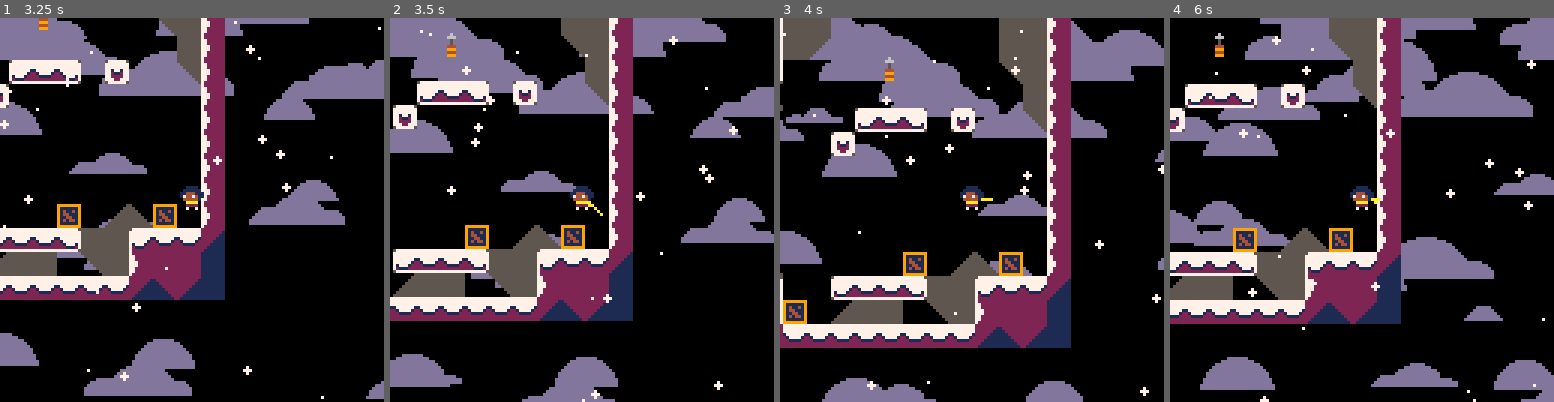
Above: before the commit, frames 1-4 (left to right).
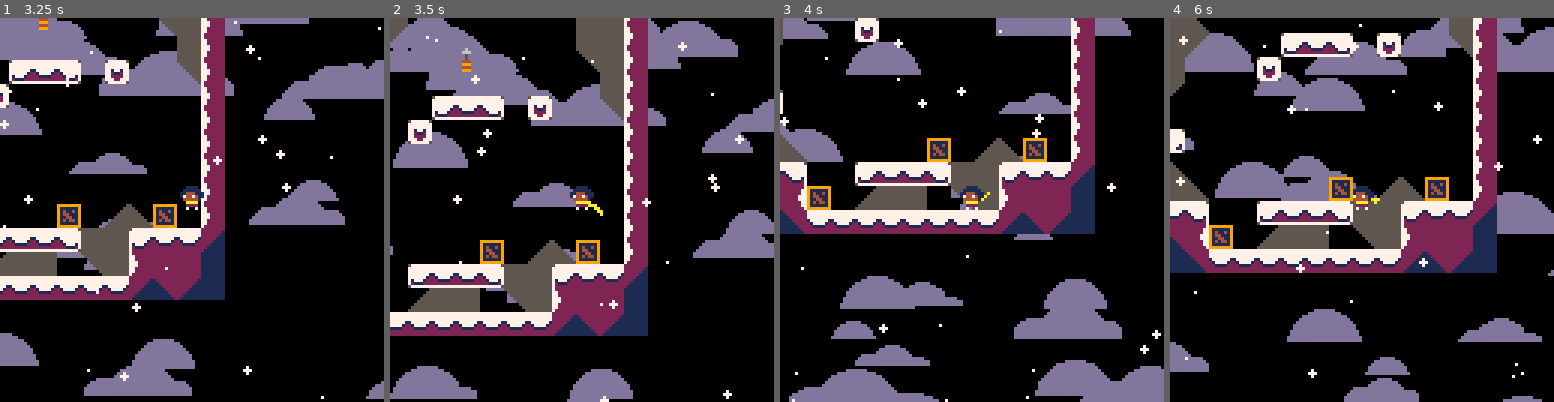
Above: after the commit, the same moments.

Repository: ExOK/Celeste2
Game: PICO-8 cartridge celeste2.p8
The game is run twice, just before and just after one commit, with the same random seed, the same clock (stepped at 60 frames per second) and the same inputs.
Inputs:
- Up to frame 1 (3.25 s): tap X (X key) at 0.33, 1.07, 1.85, 2.97 s; tap O (Z key) at 0.7, 1.7, 2.1, 2.5, 2.9 s; hold Right 1.6-2.1 s; hold Up 2.15-2.42 s; hold Right 2.47-3.03 s; hold Left from 3.08 s (still down)
- Up to frame 2 (3.5 s): keep holding Left; tap O (Z key) at 3.3 s
- Up to frame 3 (4 s): release Left at 3.58 s; hold Down 3.63-3.97 s; tap O (Z key) at 3.7 s
- Up to frame 4 (6 s): hold Right 4.02-4.68 s; tap X (X key) at 4.08, 5.2 s; tap O (Z key) every 0.4 s from 4.1 to 5.7 s; hold Up 4.73-5.03 s; hold Left 5.08-5.68 s; hold Down from 5.73 s (still down)

Frame 1 is identical in both runs. In frame 2, 36% of the frame differs, in the area x 0-100%, y 0-100%; in frame 3, 56%; in frame 4, 58%.

Commit message:
Basic wall jump

Diff:
--- a/player.lua
+++ b/player.lua
@@ -141,13 +141,26 @@
 		end
 
 		-- jumping
-		if (self.jump_grace > 0 and consume_jump_press()) then
-			self.speed_y = -4
-			self.speed_x += input_x * 0.2
-			self.var_jump_speed = self.speed_y
-			self.t_var_jump = 4
-			self.jump_grace = 0
-			self:move_y(self.jump_grace_y - self.y)
+		if (input_jump_pressed > 0) then
+			if (self.jump_grace > 0) then
+				consume_jump_press()
+				self.speed_y = -4
+				self.speed_x += input_x * 0.2
+				self.var_jump_speed = self.speed_y
+				self.t_var_jump = 4
+				self.jump_grace = 0
+				self:move_y(self.jump_grace_y - self.y)
+			elseif (self:check_solid(2, 0)) then
+				self.speed_y = -4
+				self.speed_x = -2.5
+				self.var_jump_speed = self.speed_y
+				self.t_var_jump = 3
+			elseif (self:check_solid(-2, 0)) then
+				self.speed_y = -4
+				self.speed_x = 2.5
+				self.var_jump_speed = self.speed_y
+				self.t_var_jump = 3
+			end
 		end
 
 		-- throw grapple
